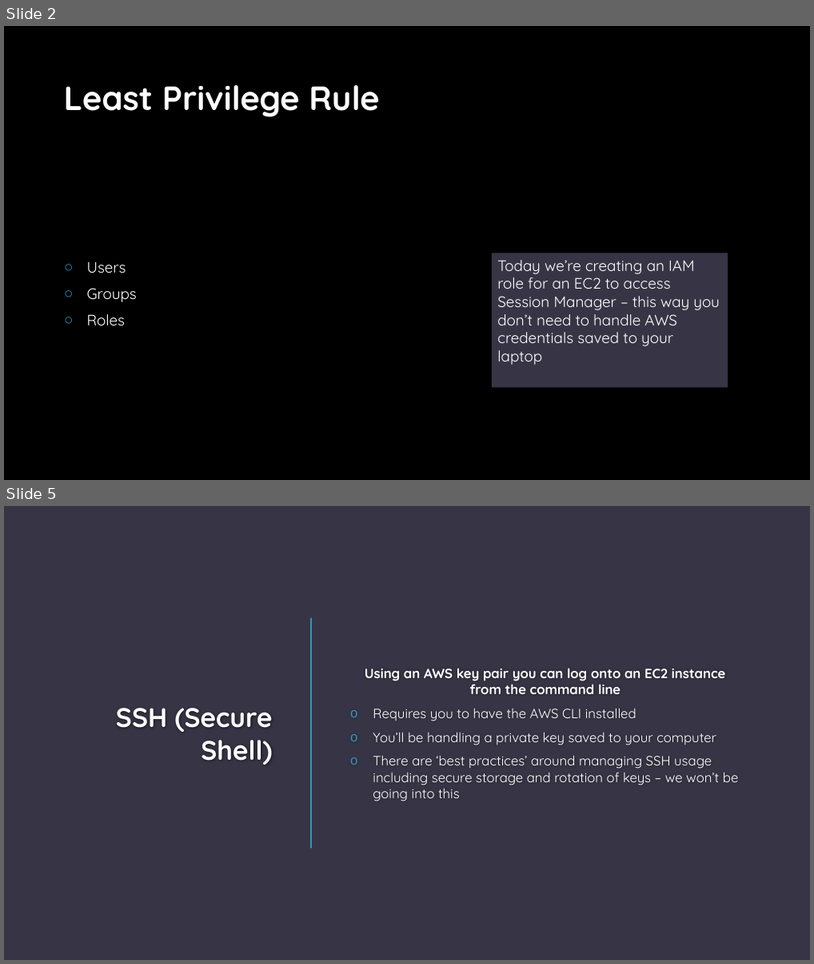
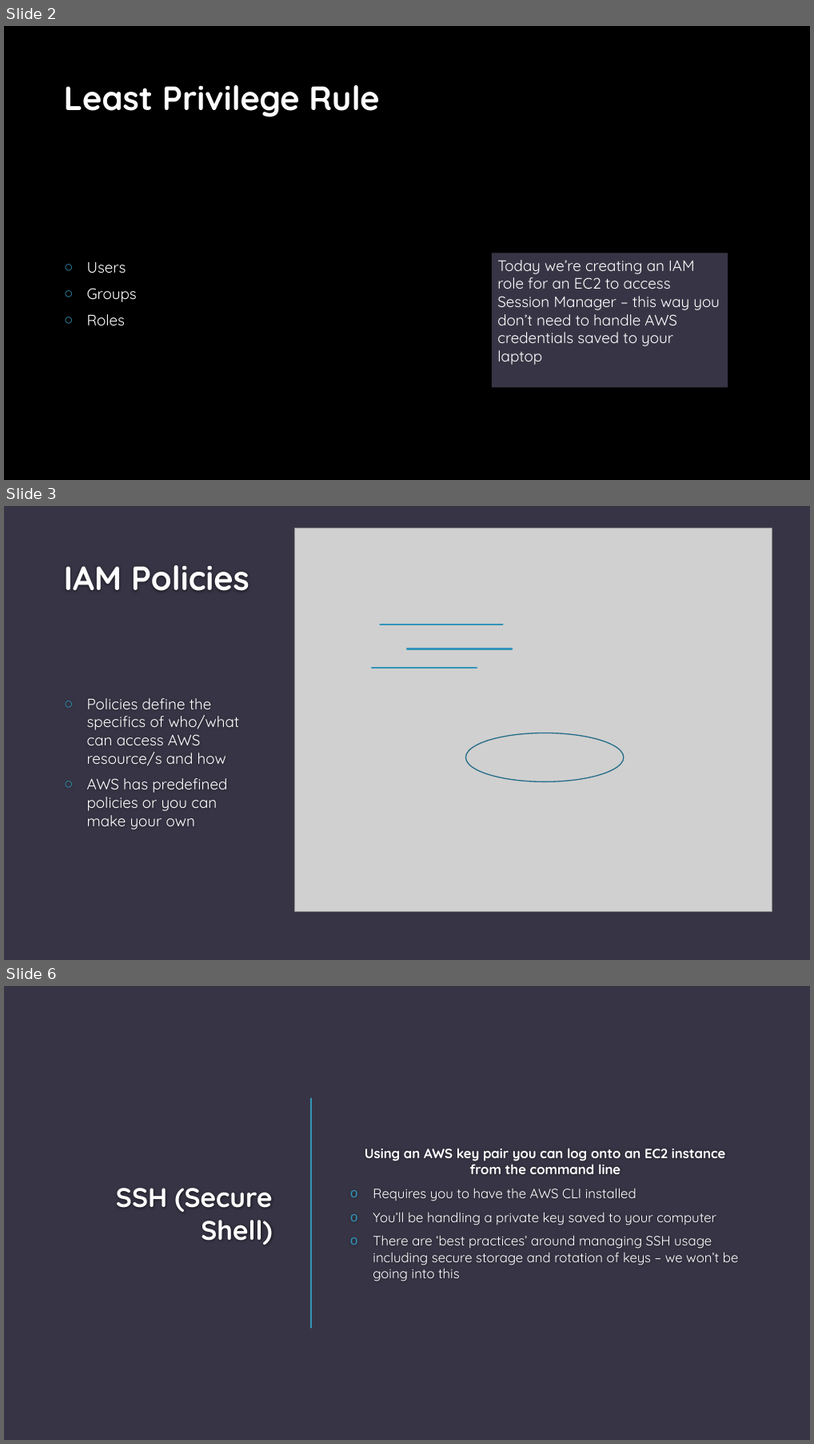
Before and after one commit to francalovescakes/cloud-network-security, a slide deck: day-1/iam.pptx. Shown one above the other, each under a label of ours: slides 2 and 5 before the commit, slides 2, 3 and 6 after it; the slides between them are not shown. The pictures are 814x964 and 814x1444 pixels, drawn with LibreOffice and Linux fonts; fonts in the diff are those of the drawing; grey boxes stand for pictures; background and template pictures are left out. Boxes give left, top, right and bottom in pixels: in the first picture for what was removed or moved away, otherwise in the second. Text is boxed around its words. In the diff, an @@ line names an element or a change of style, - is before the commit and + after.

```diff
--- a/day-1/iam.pptx
+++ b/day-1/iam.pptx
@@ slide 3 added at box(4, 506, 810, 960), background #373545 @@
@@ picture added at box(295, 528, 773, 912) @@
@@ title added at box(64, 565, 250, 591), 40 pt, text #FEFEFE, bold @@
+IAM Policies
@@ line added from (380, 624) to (503, 624), #3494BA 2 pt @@
@@ line added from (407, 648) to (512, 648), #3494BA 2 pt @@
@@ line added from (372, 668) to (477, 668), #3494BA 2 pt @@
@@ text added at box(87, 698, 240, 829), 18 pt, text #FFFFFF @@
+○ Policies define the specifics of who/what can access AWS resource/s and how
+○ AWS has predefined policies or you can make your own
@@ ellipse added at box(466, 733, 624, 782), outline #266D8A 1.25 pt @@
@@ what was slide 5 is now slide 6 @@
```
Also in this commit, not shown: 1 slide changed, 7 other files.
